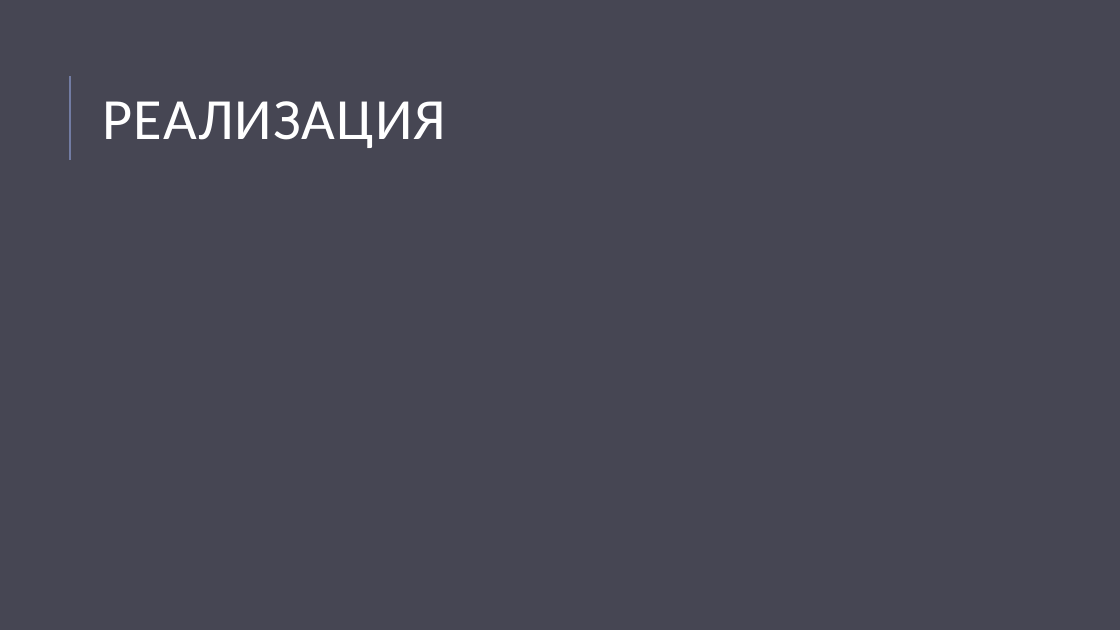
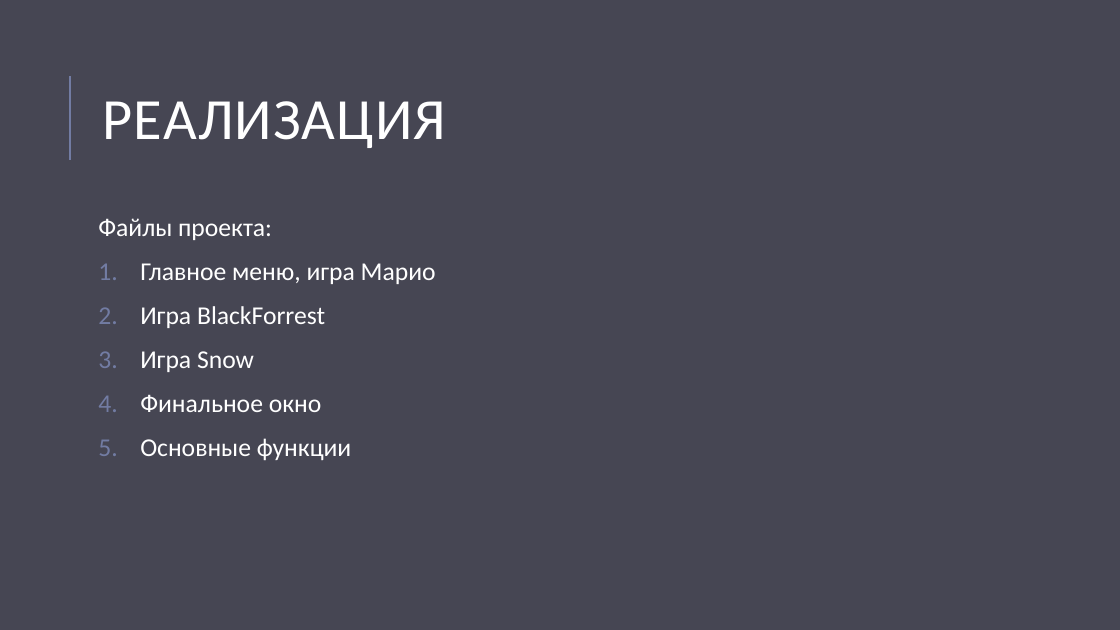
Before and after one commit to git21git/ProjectPyGame, a slide deck: slide 3 of Презентация PyGame.pptx. Drawn at 1120x630 pixels with LibreOffice and Linux fonts; fonts in the diff are those of the drawing. Boxes give left, top, right and bottom in pixels: in the first picture for what was removed or moved away, otherwise in the second. Text is boxed around its words. In the diff, an @@ line names an element or a change of style, - is before the commit and + after.

```diff
--- a/Презентация PyGame.pptx
+++ b/Презентация PyGame.pptx
@@ text added at (98, 218, 436, 460), 22 pt, text #FFFFFF @@
+Файлы проекта:
+1. Главное меню, игра Марио
+2. Игра BlackForrest
+3. Игра Snow
+4. Финальное окно
+5. Основные функции
```
Also in this commit, not shown: 4 other slides changed, 1 other file.
